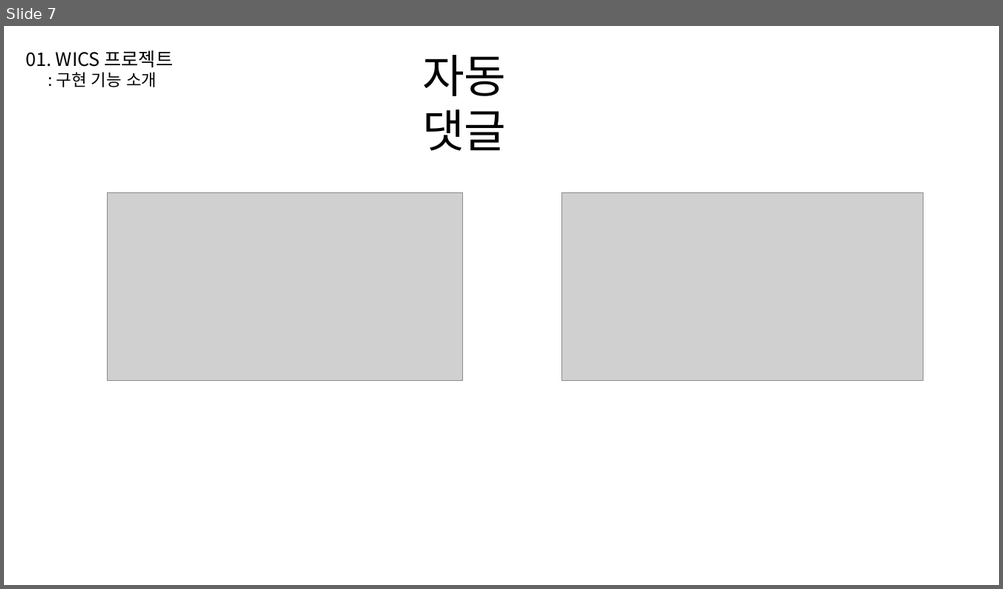
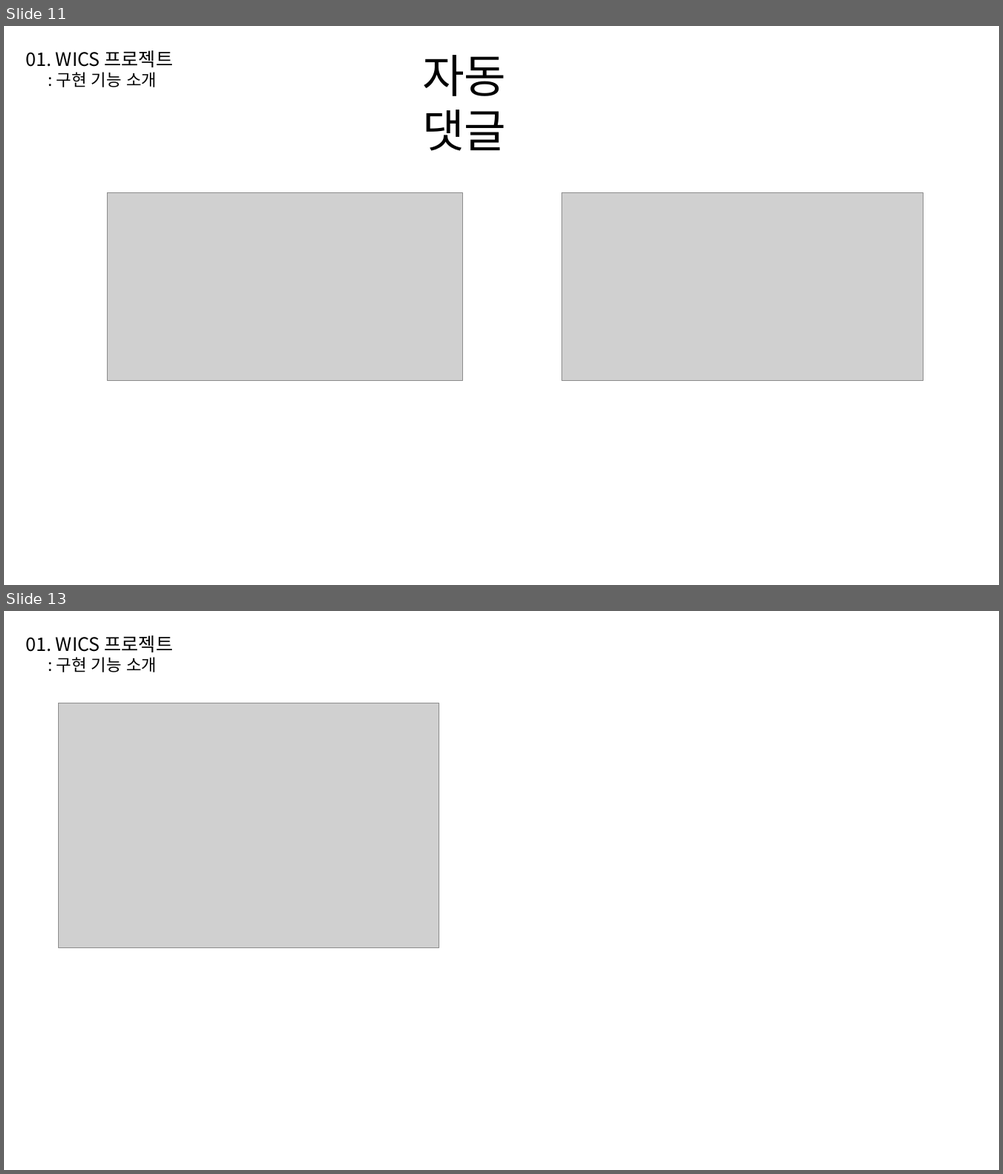
Before and after one commit to baexxbin/intern, a slide deck: 최종PT.pptx. Shown one above the other, each under a label of ours: slide 7 before the commit, slides 11 and 13 after it; the slides between them are not shown. The pictures are 1003x589 and 1003x1174 pixels, drawn with LibreOffice and Linux fonts; fonts in the diff are those of the drawing; grey boxes stand for pictures. Boxes give left, top, right and bottom in pixels: in the first picture for what was removed or moved away, otherwise in the second. Text is boxed around its words. In the diff, an @@ line names an element or a change of style, - is before the commit and + after.

```diff
--- a/최종PT.pptx
+++ b/최종PT.pptx
@@ slide 13 added at bbox=[4, 611, 999, 1170], background #FFFFFF @@
@@ text added at bbox=[25, 635, 173, 672], 18 pt, text #000000 @@
+01. WICS 프로젝트
+: 구현 기능 소개
@@ picture added at bbox=[59, 703, 439, 948] @@
@@ what was slide 7 is now slide 11 @@
```
Also in this commit, not shown: 3 slides changed, 4 other slides added.
